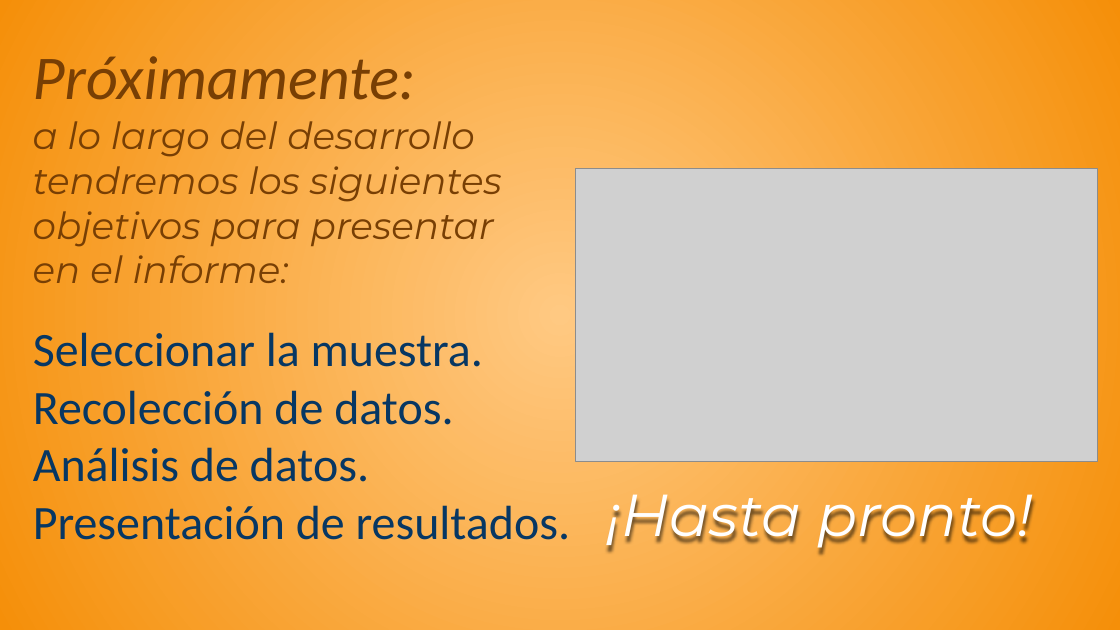
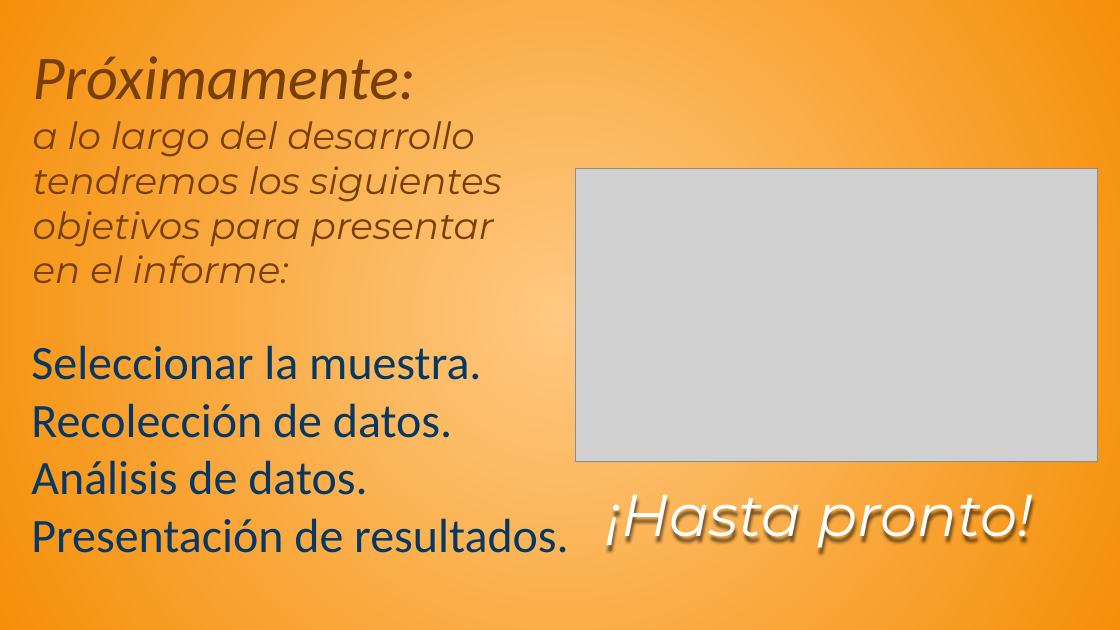
Before and after one commit to raullencinas-frm-utn/Hexajedrez, a slide deck: slide 19 of Hexajedrez - Presentación.odp. Drawn at 1120x630 pixels with LibreOffice and Linux fonts; fonts in the diff are those of the drawing; grey boxes stand for pictures. Boxes give left, top, right and bottom in pixels: in the first picture for what was removed or moved away, otherwise in the second. Text is boxed around its words. In the diff, an @@ line names an element or a change of style, - is before the commit and + after.

```diff
--- a/Hexajedrez - Presentación.odp
+++ b/Hexajedrez - Presentación.odp
@@ title "Seleccionar la muestra. Recolección de ...": place and size @@
-title "Seleccionar la muestra. Recolección de ..." at [33,332,571,540]
+title "Seleccionar la muestra. Recolección de ..." at [31,345,569,553]
```
Also in this commit, not shown: 1 other slide changed, 1 other file.
